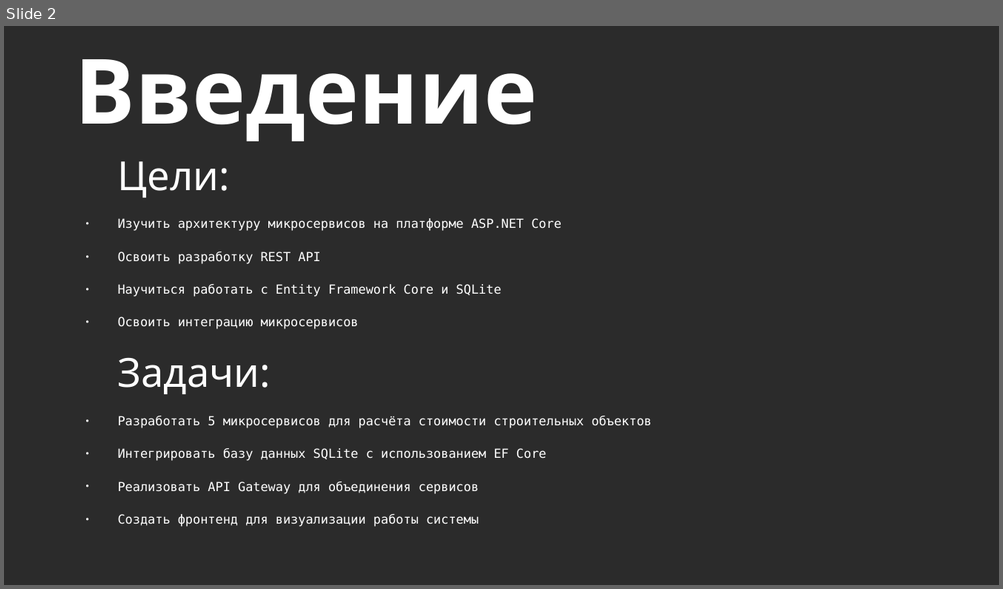
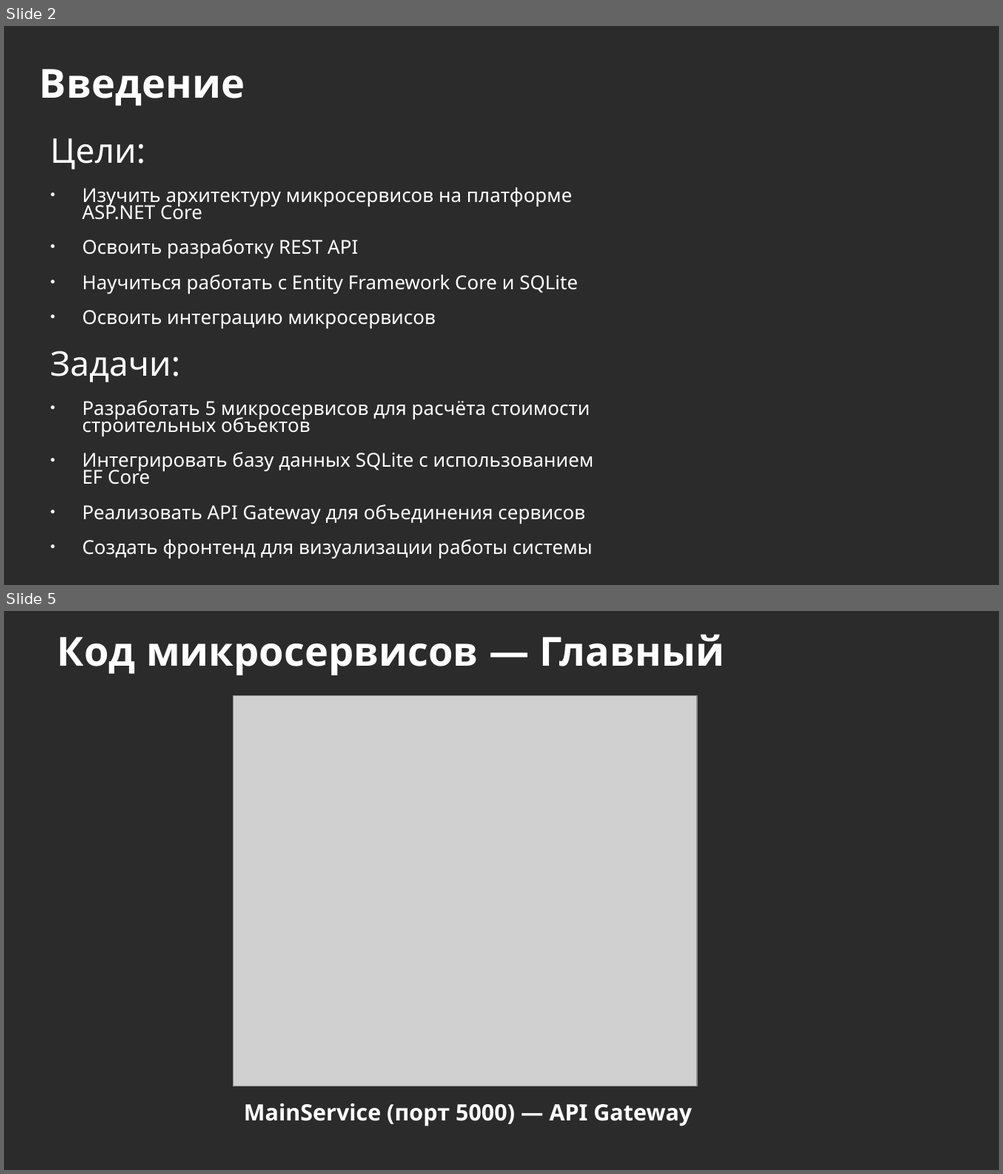
Before and after one commit to ghosterenko/PP_02_03, a slide deck: Docs/Призентация.pptx. Shown one above the other, each under a label of ours: slide 2 before the commit, slides 2 and 5 after it; the slides between them are not shown. The pictures are 1003x589 and 1003x1174 pixels, drawn with LibreOffice and Linux fonts; fonts in the diff are those of the drawing; grey boxes stand for pictures; background and template pictures are left out; a plain dark background stands for a picture behind light text. Boxes give left, top, right and bottom in pixels: in the first picture for what was removed or moved away, otherwise in the second. Text is boxed around its words. In the diff, an @@ line names an element or a change of style, - is before the commit and + after.

```diff
--- a/Docs/Призентация.pptx
+++ b/Docs/Призентация.pptx
@@ slide 5 added at box(4, 611, 999, 1170), background picture (left out) @@
@@ title added at box(57, 634, 724, 675), 32 pt, text #FFFFFF, bold @@
+Код микросервисов — Главный
@@ picture added at box(233, 696, 697, 1087) @@
@@ text added at box(244, 1104, 691, 1127), 18 pt, text #FFFFFF, bold @@
+MainService (порт 5000) — API Gateway
@@ slide 2 changed as well @@
@@ title "Введение": place and size @@
-title "Введение" at box(75, 59, 537, 141)
+title "Введение" at box(40, 69, 244, 106)
@@ title "Введение" at box(40, 69, 244, 106): size 72 to 32 pt; line spacing 1 to 1.13 @@
@@ text "Цели:": place and size @@
-text "Цели:" at box(118, 161, 652, 527)
+text "Цели:" at box(50, 138, 594, 560)
@@ text "Цели:" at box(50, 138, 594, 560): size 32 to 27.2 pt in "Цели:", "Задачи:"; size 10 to 15.3 pt, font DejaVu Sans Mono to Noto Sans; indent changed; line spacing 1 to 0.93; line spacing 1 to 0.74 @@
```
Also in this commit, not shown: 2 other slides changed, 6 other slides added, 1 slide removed, 1 other file.
